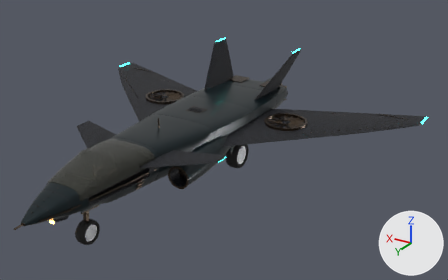
The glTF model glintline/ships/kb2/kb2_v1.glb, before and after one commit.
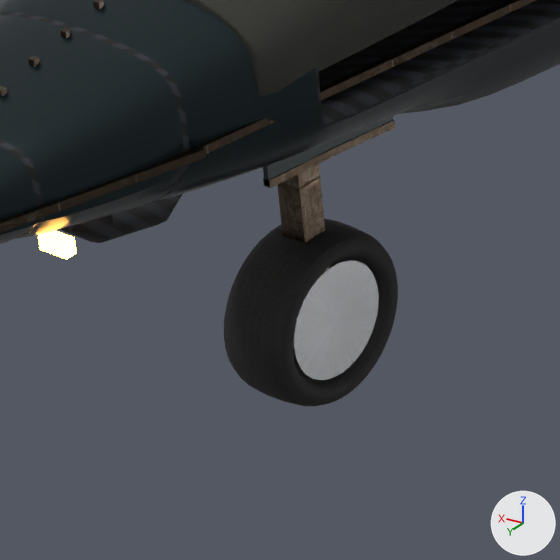
The first picture shows the older version from a camera (50 mm lens) standing at (-6.65, 9.59, 5.8) and looking at (-0.73, -0.26, 0.87). The close-ups show the older and then the newer version on the part from 10% to 27% of the width and 67% to 95% of the height of that picture. Only the edits that show in the close-ups are written down. Lighting does not change. The marker at lower right points along +X, +Y and +Z. Vertices at exactly the same position are counted once.

Objects in the first close-up: 'kb2_core', 'kb2_gear_down'.
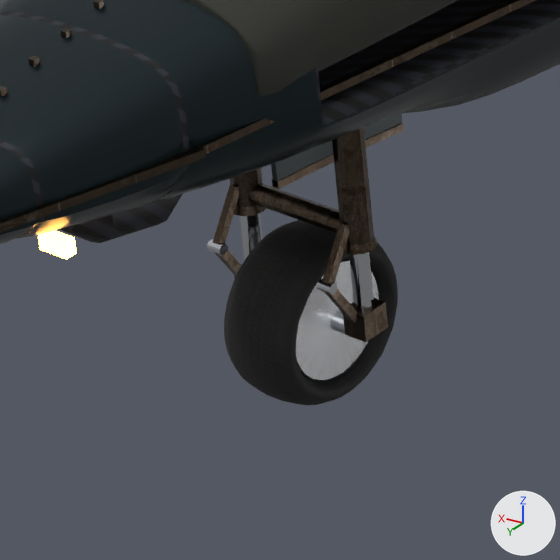
Where the newer file only moved an object's origin or applied its transform, the numbers keep the older frame.

The change in detail:
Material 'gear_chrome' (mat_gear_chrome) is new.
Its base color is (0.694, 0.723, 0.761) (light grey #d9dde2).
Its metallic is 1.0.
Its roughness is 0.1.
me_kb2_gear_down is used by ob_kb2_gear_down; location (0.0, 0.0, 0.0).
me_kb2_gear_down had 7614 vertices, 10356 faces and spanned x -0.81..0.81, y -1.25..3.23, z 0.0..0.81.
me_kb2_gear_down now has 8286 vertices, 11564 faces and spans x -0.87..0.87, y -1.25..3.23, z 0.0..0.92.
me_kb2_gear_down part 1: a new loose piece, a 12-sided cylinder along z spanning x -0.21..-0.133, y 2.961..3.039, z 0.473..0.823, in mat_gear_metal.
me_kb2_gear_down part 2: a new loose piece, a 12-sided cut cone along z (radius 0.045 at the low end, 0.033 at the high end) spanning x -0.217..-0.127, y 2.955..3.045, z 0.455..0.493, in mat_gear_metal.
me_kb2_gear_down part 3: a new loose piece, a box spanning x -0.205..-0.139, y 2.961..3.039, z 0.22..0.29, in mat_gear_metal.
me_kb2_gear_down part 4: the loose piece of 8 vertices spanning x -0.56..-0.54, y -0.91..-0.61, z 0.45..0.73 is copied, and the copy is turned -100.6 degrees about the x axis through its middle and scaled by 0.402, then moved by (0.38, 3.84, -0.12); it spans x -0.18..-0.16, y 3.03..3.13, z 0.39..0.53.
me_kb2_gear_down part 5: the loose piece of 8 vertices spanning x -0.56..-0.54, y -0.91..-0.61, z 0.45..0.73 is copied, and the copy is multiplied about its middle by the matrix ((-0.402, 0.0, 0.0), (0.0, 0.074, -0.395), (0.0, -0.395, -0.074)), then moved by (0.38, 3.84, -0.25); it spans x -0.18..-0.16, y 3.03..3.13, z 0.27..0.41.
me_kb2_gear_down part 6: a new loose piece, a 12-sided cylinder along z spanning x 0.133..0.21, y 2.961..3.039, z 0.473..0.822, in mat_gear_metal.
me_kb2_gear_down part 7: a new loose piece, a 12-sided cut cone along z (radius 0.045 at the low end, 0.033 at the high end) spanning x 0.127..0.217, y 2.955..3.045, z 0.455..0.493, in mat_gear_metal.
me_kb2_gear_down part 8: the loose piece of 8 vertices spanning x 0.54..0.56, y -0.91..-0.61, z 0.45..0.73 is copied, and the copy is turned -100.5 degrees about the x axis through its middle and scaled by 0.402, then moved by (-0.38, 3.84, -0.13); it spans x 0.16..0.18, y 3.03..3.13, z 0.39..0.53.
me_kb2_gear_down part 9: the loose piece of 8 vertices spanning x 0.54..0.56, y -0.91..-0.61, z 0.45..0.73 is copied, and the copy is multiplied about its middle by the matrix ((-0.402, 0.0, 0.0), (0.0, 0.073, -0.395), (0.0, -0.395, -0.073)), then moved by (-0.38, 3.84, -0.25); it spans x 0.16..0.18, y 3.03..3.13, z 0.27..0.41.
me_kb2_gear_down part 10: a new loose piece, a 12-sided cylinder along x spanning x -0.193..0.193, y 2.974..3.026, z 0.474..0.526, in mat_gear_metal.
me_kb2_gear_down part 11: the loose piece of 20 vertices spanning x -0.12..-0.1, y 2.79..3.21, z 0.65..0.72 is moved by (-0.03, 0.0, 0.0).
me_kb2_gear_down part 12: 135 vertices moved from x -0.1..0.1, y 2.8..3.2, z 0.02..0.42 to x -0.11..0.11, y 2.8..3.2, z 0.03..0.41; 224 vertices removed from x -0.12..0.12, y 2.79..3.21, z 0.0..0.81; 360 vertices added at x -0.2..0.2, y 2.79..3.21, z 0.02..0.82.
Other edits to the shape of me_kb2_gear_down do not show in these pictures.
me_kb2_gear_down gains material mat_gear_chrome (light grey #d9dde2).

What differs and where, as boxes (x1, y1, x2, y2) in the close-ups (560 x 560 px; the box of a moved part takes in the faces that stretch with it):
'kb2_gear_down', reshaped: before (224, 116, 398, 406); after (207, 114, 404, 405)
part 1 of me_kb2_gear_down, added: after (332, 127, 374, 246)
part 2 of me_kb2_gear_down, added: after (344, 235, 378, 255)
part 3 of me_kb2_gear_down, added: after (343, 298, 388, 342)
part 4 of me_kb2_gear_down, added: after (322, 223, 349, 283)
part 5 of me_kb2_gear_down, added: after (325, 289, 358, 323)
part 6 of me_kb2_gear_down, added: after (230, 168, 263, 207)
part 7 of me_kb2_gear_down, added (mostly hidden): after (234, 205, 266, 216)
part 8 of me_kb2_gear_down, added: after (213, 185, 239, 244)
part 9 of me_kb2_gear_down, added: after (215, 250, 242, 276)
part 10 of me_kb2_gear_down, added: after (248, 184, 340, 233)
part 11 of me_kb2_gear_down, moved or reshaped: before (263, 120, 395, 188); after (272, 123, 404, 189)
part 12 of me_kb2_gear_down, moved or reshaped: before (224, 116, 398, 406); after (207, 114, 402, 405)
